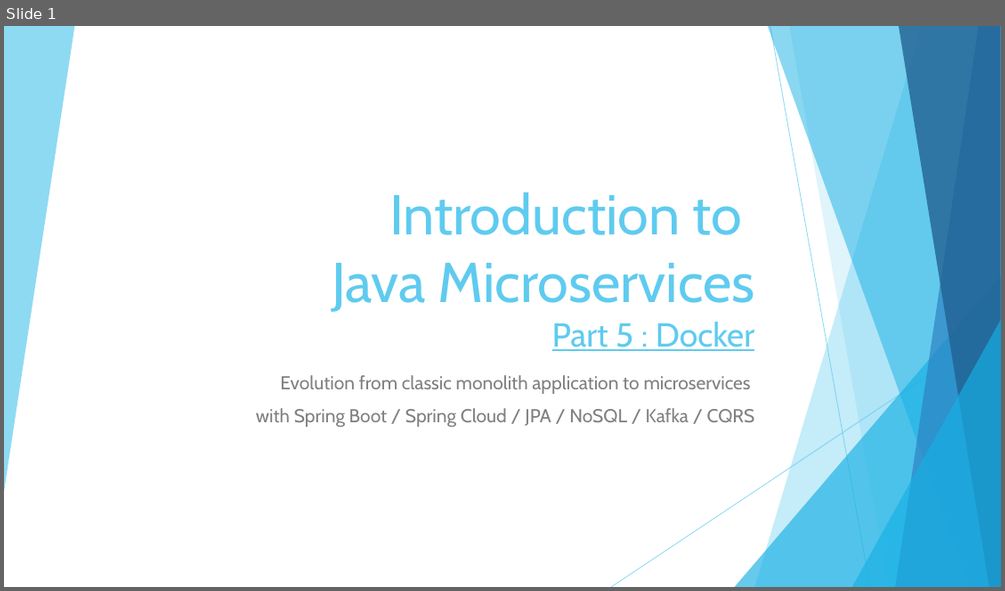
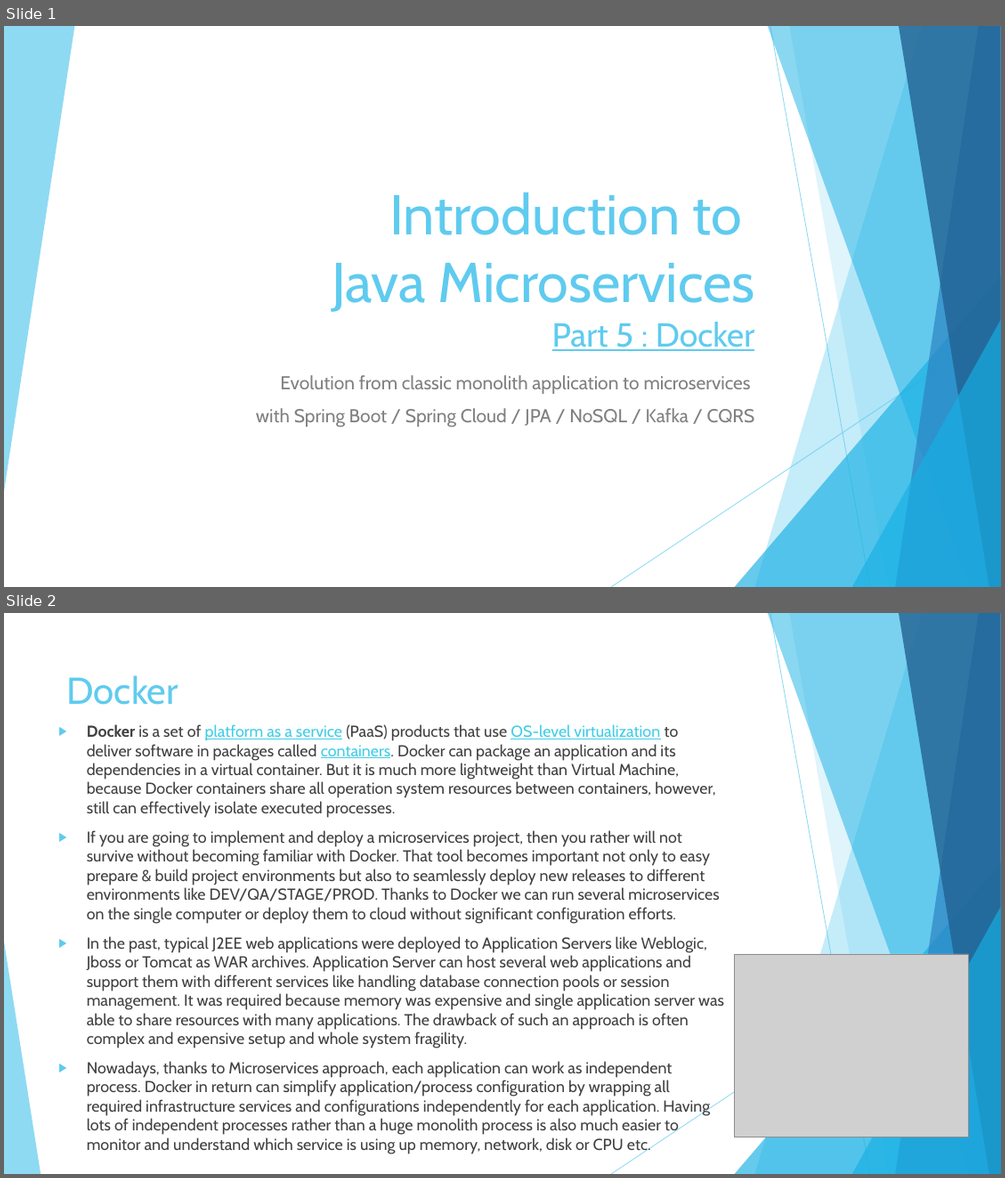
Before and after one commit to vlytsus/springboot-cloud-demo-one, a slide deck: docs/Introduction_To_Microservices_Part_6_docker.pptx. Shown one above the other, each under a label of ours: slide 1 before the commit, slides 1 and 2 after it. The pictures are 1005x591 and 1005x1178 pixels, drawn with LibreOffice and Linux fonts; fonts in the diff are those of the drawing; grey boxes stand for pictures. Boxes give left, top, right and bottom in pixels: in the first picture for what was removed or moved away, otherwise in the second. Text is boxed around its words. In the diff, an @@ line names an element or a change of style, - is before the commit and + after.

Commit message:
Introduction to Docker

```diff
--- a/docs/Introduction_To_Microservices_Part_6_docker.pptx
+++ b/docs/Introduction_To_Microservices_Part_6_docker.pptx
@@ slide 2 added at [4,613,1001,1174], background #FFFFFF; not listed: 9 template elements that a slide beside it also shows @@
@@ title added at [67,675,178,705], 36 pt, text #5FCBEF @@
+Docker
@@ text added at [87,724,724,1154], 15.3 pt, text #404040 @@
+▶ Docker is a set of platform as a service (PaaS) products that use OS-level virtualization to deliver software in packages called containers. Docker can package an application and its dependencies in a virtual container. But it is much more lightweight than Virtual Machine, because Docker containers share all operation system resources between containers, however, still can effectively isolate executed processes.
+▶ If you are going to implement and deploy a microservices project, then you rather will not survive without becoming familiar with Docker. That tool becomes important not only to easy prepare & build project environments but also to seamlessly deploy new releases to different environments like DEV/QA/STAGE/PROD. Thanks to Docker we can run several microservices on the single computer or deploy them to cloud without significant configuration efforts.
+▶ In the past, typical J2EE web applications were deployed to Application Servers like Weblogic, Jboss or Tomcat as WAR archives. Application Server can host several web applications and support them with different services like handling database connection pools or session management. It was required because memory was expensive and single application server was able to share resources with many applications. The drawback of such an approach is often complex and expensive setup and whole system fragility.
+▶ Nowadays, thanks to Microservices approach, each application can work as independent process. Docker in return can simplify application/process configuration by wrapping all required infrastructure services and configurations independently for each application. Having lots of independent processes rather than a huge monolith process is also much easier to monitor and understand which service is using up memory, network, disk or CPU etc.
@@ triangle added at [4,941,40,1174], fill #5FCBEF at 70% opacity @@
@@ picture added at [735,954,969,1137] @@
```
Also in this commit, not shown: 1 slide removed.
